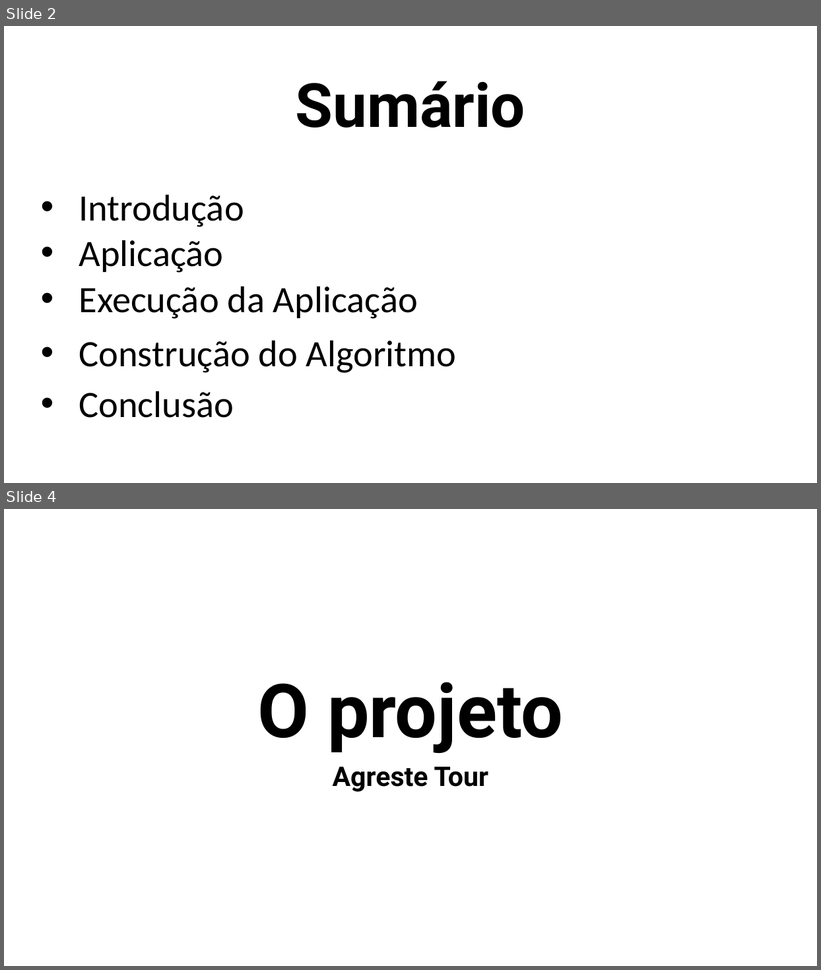
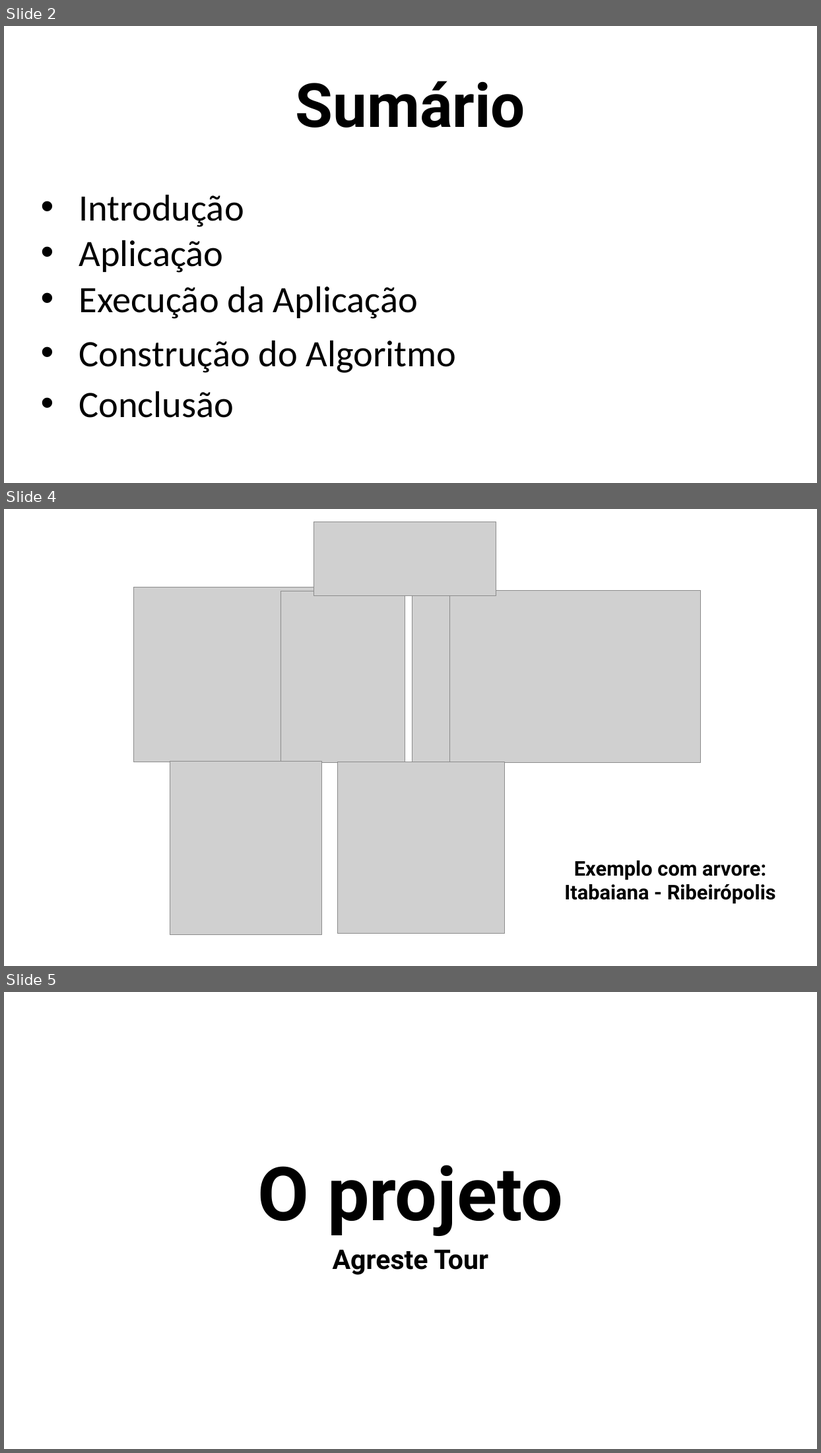
Before and after one commit to Marcosnto/agreste-tour, a slide deck: Artigo e Apresentação/Slide de Apresentação.pptx. Shown one above the other, each under a label of ours: slides 2 and 4 before the commit, slides 2, 4 and 5 after it; the slides between them are not shown. The pictures are 821x970 and 821x1453 pixels, drawn with LibreOffice and Linux fonts; fonts in the diff are those of the drawing; grey boxes stand for pictures; background and template pictures are left out. Boxes give left, top, right and bottom in pixels: in the first picture for what was removed or moved away, otherwise in the second. Text is boxed around its words. In the diff, an @@ line names an element or a change of style, - is before the commit and + after.

```diff
--- a/Artigo e Apresentação/Slide de Apresentação.pptx
+++ b/Artigo e Apresentação/Slide de Apresentação.pptx
@@ slide 4 added at (4,509,817,966), background picture (left out) @@
@@ picture added at (314,522,496,596) @@
@@ picture added at (133,588,358,762) @@
@@ picture added at (281,591,405,762) @@
@@ picture added at (413,591,545,763) @@
@@ picture added at (450,591,700,763) @@
@@ picture added at (170,762,322,935) @@
@@ picture added at (338,762,505,934) @@
@@ text added at (564,861,776,904), 24 pt, text #000000, bold @@
+Exemplo com arvore: Itabaiana - Ribeirópolis
@@ what was slide 4 is now slide 5 @@
```
Also in this commit, not shown: 1 slide changed, 1 other slide added, 23 other files.
